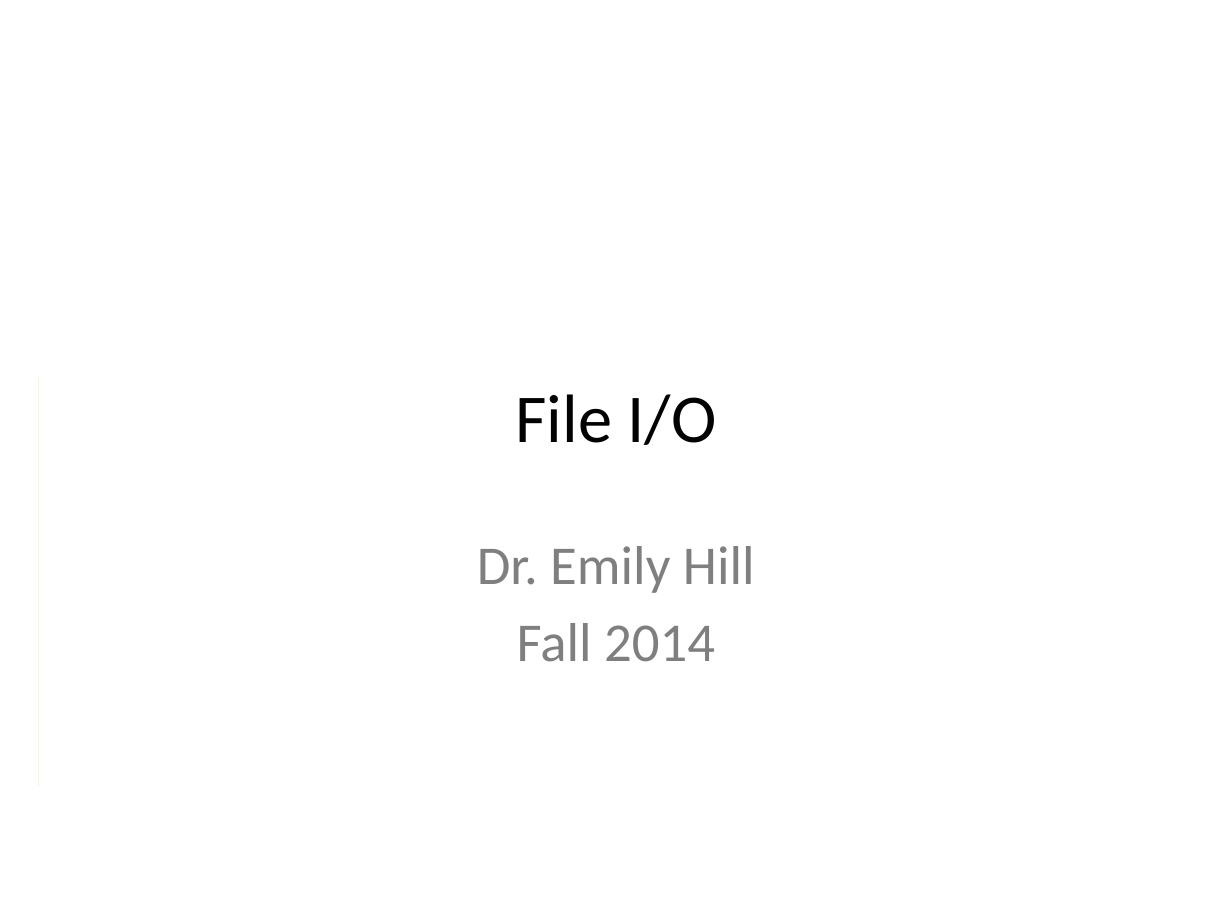
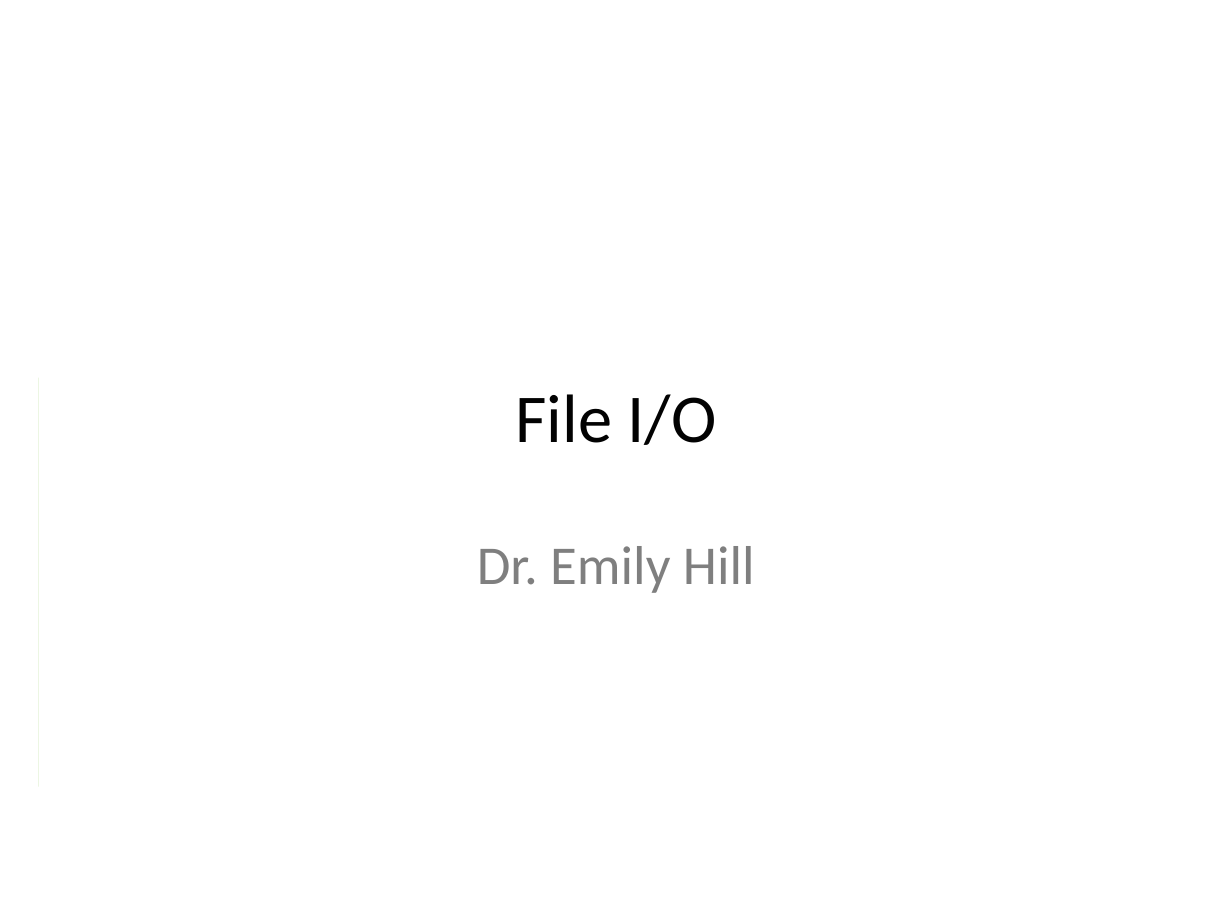
Before and after one commit to emhill/117-S15, a slide deck: slide 1 of src/morea/materials/14b-files.pptx. Drawn at 1232x924 pixels with LibreOffice and Linux fonts; fonts in the diff are those of the drawing. Boxes give left, top, right and bottom in pixels: in the first picture for what was removed or moved away, otherwise in the second. Text is boxed around its words. In the diff, an @@ line names an element or a change of style, - is before the commit and + after.

```diff
--- a/src/morea/materials/14b-files.pptx
+++ b/src/morea/materials/14b-files.pptx
@@ subtitle at box(517, 623, 715, 662): paragraph removed @@
-Fall 2014
```
Also in this commit, not shown: 1 other file.
